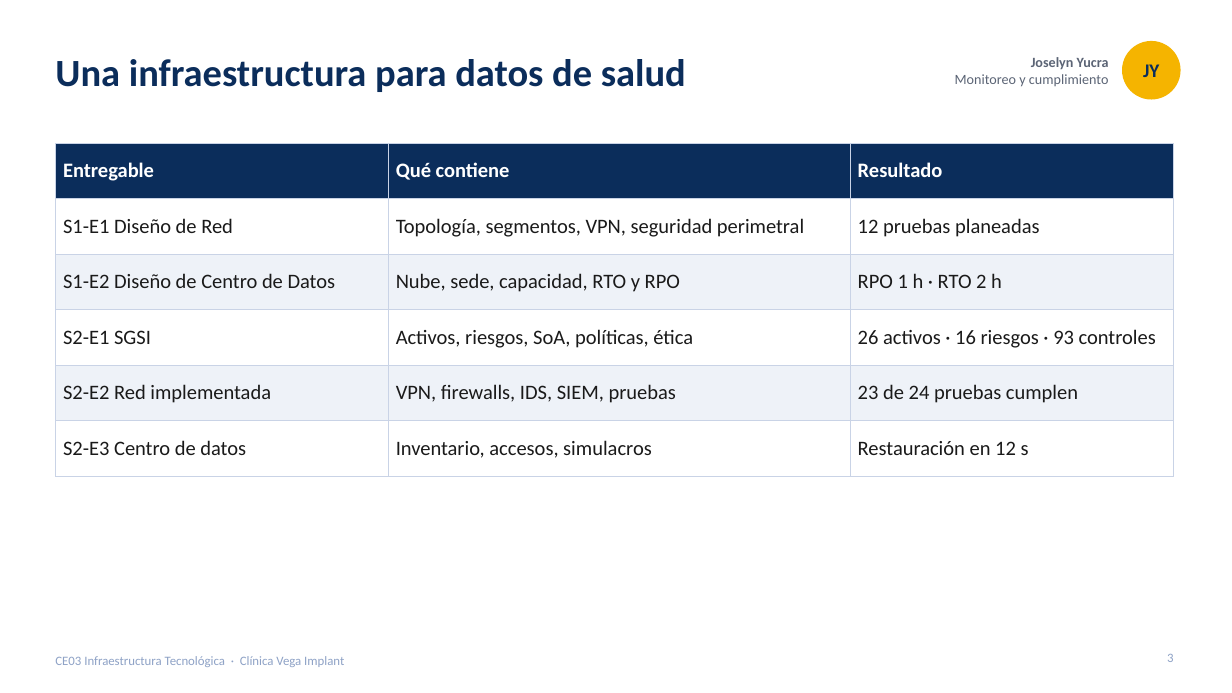
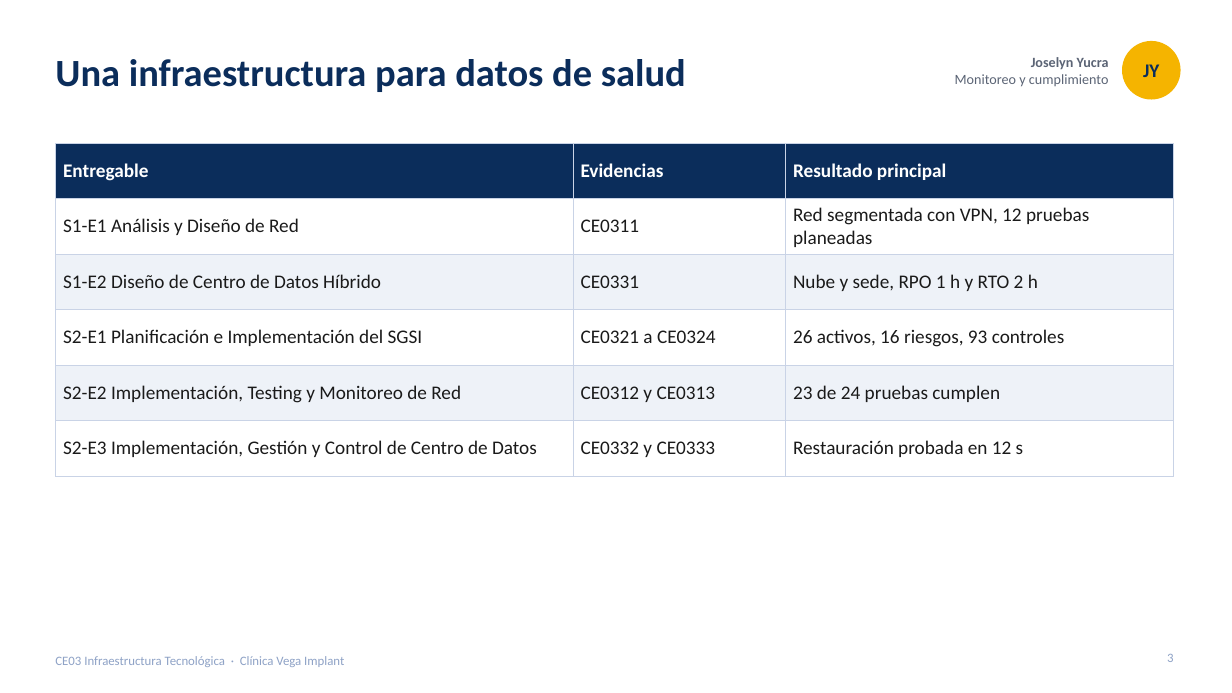
Before and after one commit to francalizaya266-sudo/venga-implantes, a slide deck: slide 3 of docs/entregables/CE03-infraestructura/presentaciones/CE03-Infraestructura-Tecnologica.pptx. Drawn at 1232x693 pixels with LibreOffice and Linux fonts; fonts in the diff are those of the drawing. Boxes give left, top, right and bottom in pixels: in the first picture for what was removed or moved away, otherwise in the second. Text is boxed around its words. In the diff, an @@ line names an element or a change of style, - is before the commit and + after.

```diff
--- a/docs/entregables/CE03-infraestructura/presentaciones/CE03-Infraestructura-Tecnologica.pptx
+++ b/docs/entregables/CE03-infraestructura/presentaciones/CE03-Infraestructura-Tecnologica.pptx
@@ table at (55,143,1174,461) @@
-row 1, column 2: Qué contiene
+row 1, column 2: Evidencias
-row 1, column 3: Resultado
+row 1, column 3: Resultado principal
-row 2: S1-E1 Diseño de Red | Topología, segmentos, VPN, seguridad perimetral | 12 pruebas planeadas
+row 2: S1-E1 Análisis y Diseño de Red | CE0311 | Red segmentada con VPN, 12 pruebas planeadas
-row 3: S1-E2 Diseño de Centro de Datos | Nube, sede, capacidad, RTO y RPO | RPO 1 h · RTO 2 h
+row 3: S1-E2 Diseño de Centro de Datos Híbrido | CE0331 | Nube y sede, RPO 1 h y RTO 2 h
-row 4: S2-E1 SGSI | Activos, riesgos, SoA, políticas, ética | 26 activos · 16 riesgos · 93 controles
+row 4: S2-E1 Planificación e Implementación del SGSI | CE0321 a CE0324 | 26 activos, 16 riesgos, 93 controles
-row 5, column 1: S2-E2 Red implementada
+row 5, column 1: S2-E2 Implementación, Testing y Monitoreo de Red
-row 5, column 2: VPN, firewalls, IDS, SIEM, pruebas
+row 5, column 2: CE0312 y CE0313
-row 6: S2-E3 Centro de datos | Inventario, accesos, simulacros | Restauración en 12 s
+row 6: S2-E3 Implementación, Gestión y Control de Centro de Datos | CE0332 y CE0333 | Restauración probada en 12 s
@@ size 16 to 15 pt in "Entregable", "23 de 24 pruebas cumplen" @@
```
Also in this commit, not shown: 10 other slides changed, 43 slides added, 2 slides removed, 3 other files.
